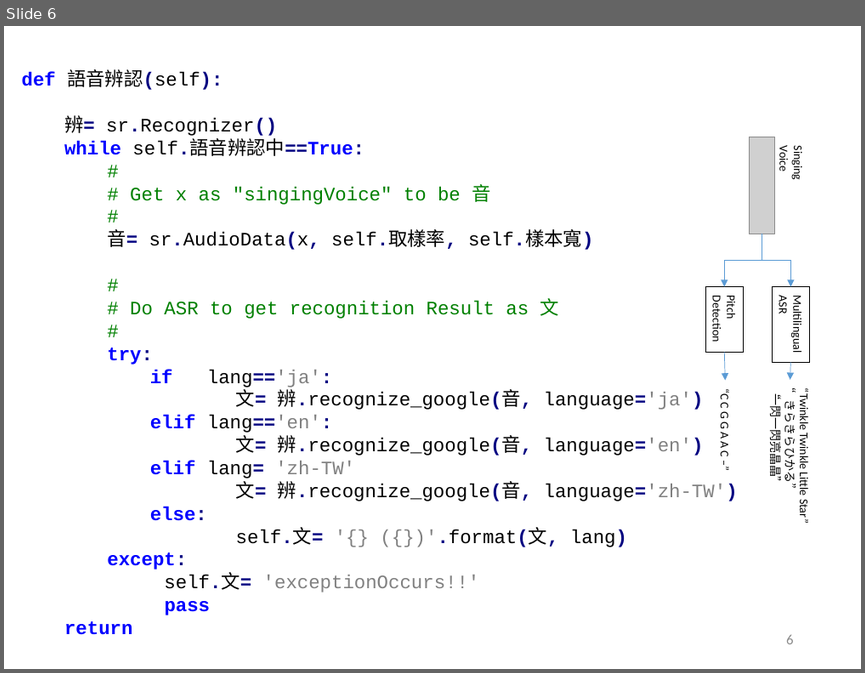
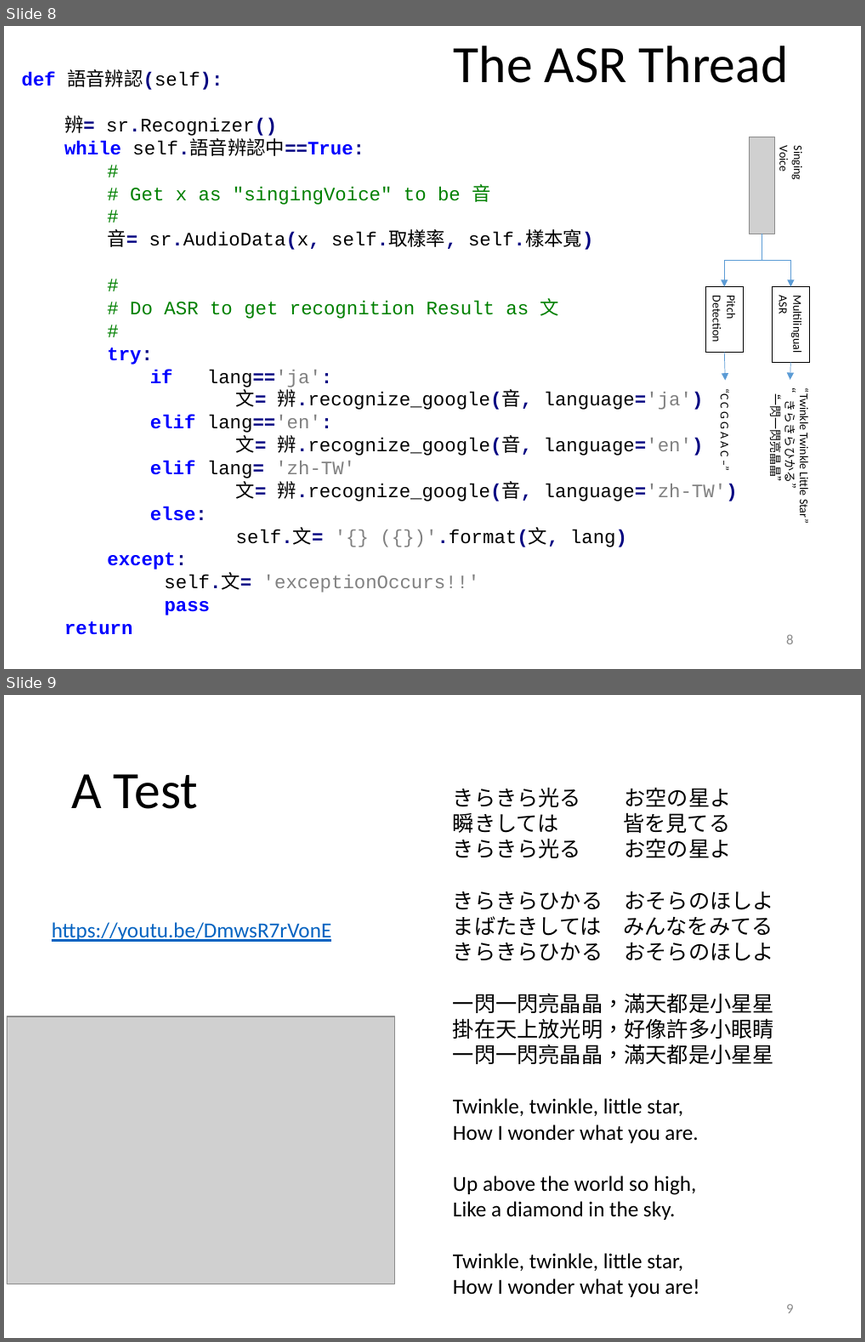
Before and after one commit to renyuanL/multilingualASR, a slide deck: ryMultilingualSongTrans.pptx. Shown one above the other, each under a label of ours: slide 6 before the commit, slides 8 and 9 after it. The pictures are 865x673 and 865x1342 pixels, drawn with LibreOffice and Linux fonts; fonts in the diff are those of the drawing; grey boxes stand for pictures. Boxes give left, top, right and bottom in pixels: in the first picture for what was removed or moved away, otherwise in the second. Text is boxed around its words. In the diff, an @@ line names an element or a change of style, - is before the commit and + after.

```diff
--- a/ryMultilingualSongTrans.pptx
+++ b/ryMultilingualSongTrans.pptx
@@ slide 9 added at bbox=[4, 695, 861, 1338], background #FFFFFF @@
@@ title added at bbox=[71, 774, 198, 809], 44 pt, text #000000 @@
+A Test
@@ text added at bbox=[453, 787, 774, 1297], 18 pt, text #000000 @@
+きらきら光る お空の星よ
+瞬きしては 皆を見てる
+きらきら光る お空の星よ
+きらきらひかる おそらのほしよ
+まばたきしては みんなをみてる
+きらきらひかる おそらのほしよ
+一閃一閃亮晶晶，滿天都是小星星
+掛在天上放光明，好像許多小眼睛
+一閃一閃亮晶晶，滿天都是小星星
+Twinkle, twinkle, little star,
+How I wonder what you are.
+Up above the world so high,
+Like a diamond in the sky.
+Twinkle, twinkle, little star,
+How I wonder what you are!
@@ text added at bbox=[52, 922, 332, 941], 18 pt, text #0563C1, underline @@
+https://youtu.be/DmwsR7rVonE
@@ picture added at bbox=[7, 1016, 395, 1283] @@
@@ page number added at bbox=[786, 1304, 793, 1313], 12 pt, text #8C8C8C @@
+9
@@ what was slide 6 is now slide 8 @@
@@ slide 8 changed as well @@
@@ title added at bbox=[454, 46, 788, 83], 44 pt, text #000000 @@
+The ASR Thread
@@ page number at bbox=[786, 634, 793, 644]: text changed @@
-6
+8
```
Also in this commit, not shown: 5 other slides changed, 2 other slides added, 3 other files.
